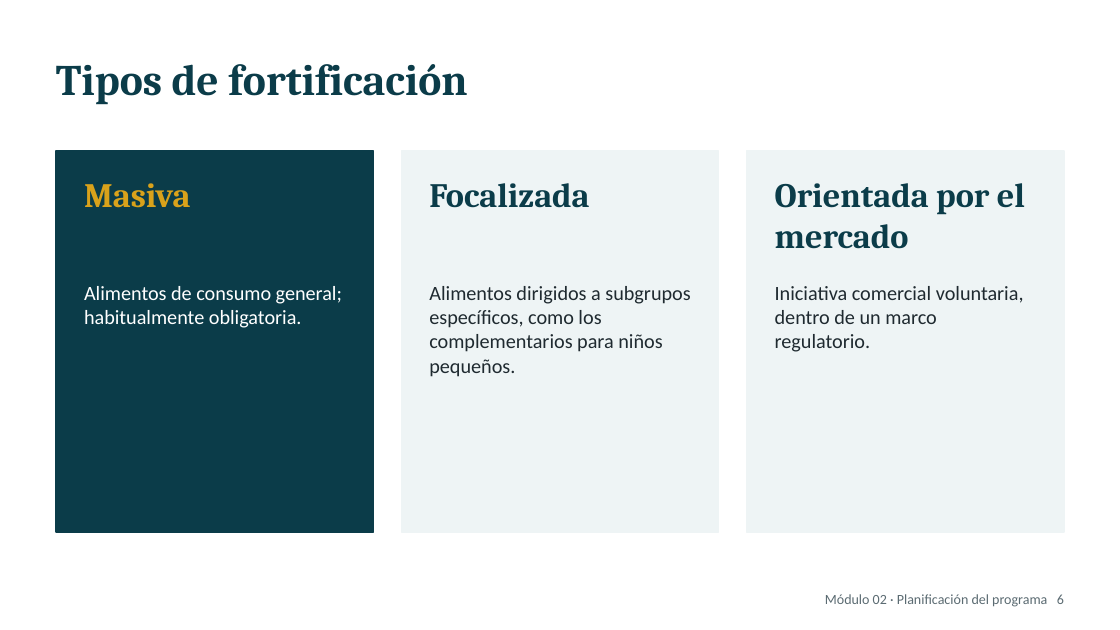
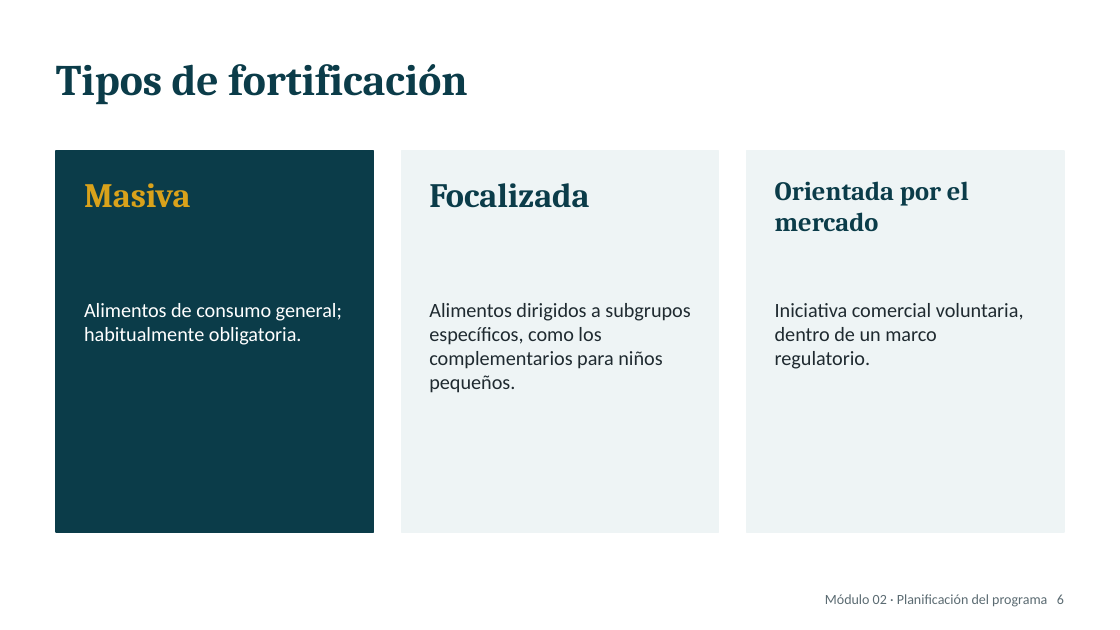
Before and after one commit to maicel1978/fortificacion, a slide deck: slide 6 of _entregables/presentaciones/Modulo02_sintesis.pptx. Drawn at 1120x630 pixels with LibreOffice and Linux fonts; fonts in the diff are those of the drawing. Boxes give left, top, right and bottom in pixels: in the first picture for what was removed or moved away, otherwise in the second. Text is boxed around its words. In the diff, an @@ line names an element or a change of style, - is before the commit and + after.

```diff
--- a/_entregables/presentaciones/Modulo02_sintesis.pptx
+++ b/_entregables/presentaciones/Modulo02_sintesis.pptx
@@ text "Orientada por el mercado" at [775, 181, 969, 231]: size 22 to 17 pt @@
@@ text "Alimentos de consumo general; habitualmente ...": place and size @@
-text "Alimentos de consumo general; habitualmente ..." at [84, 286, 342, 328]
+text "Alimentos de consumo general; habitualmente ..." at [84, 303, 342, 345]
@@ text "Alimentos dirigidos a subgrupos específicos, ...": place and size @@
-text "Alimentos dirigidos a subgrupos específicos, ..." at [429, 286, 690, 377]
+text "Alimentos dirigidos a subgrupos específicos, ..." at [429, 303, 690, 393]
@@ text "Iniciativa comercial voluntaria, dentro de ...": place and size @@
-text "Iniciativa comercial voluntaria, dentro de ..." at [775, 286, 1024, 352]
+text "Iniciativa comercial voluntaria, dentro de ..." at [775, 303, 1024, 369]
```
Also in this commit, not shown: 17 other files.
